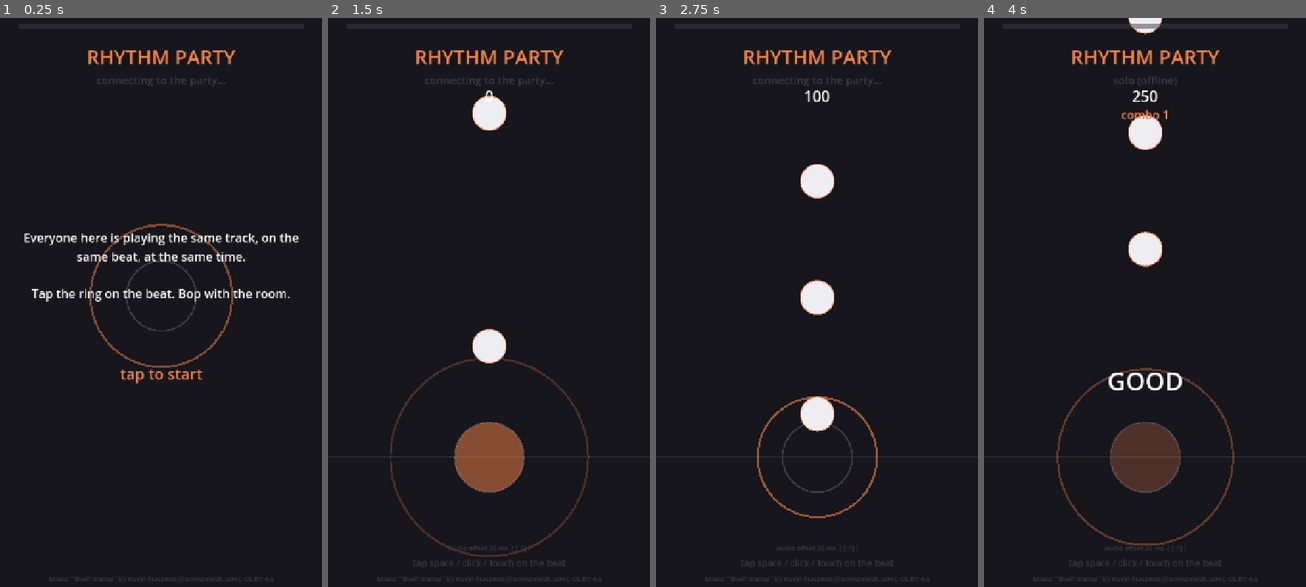
Above: before the commit, frames 1-4 (left to right).
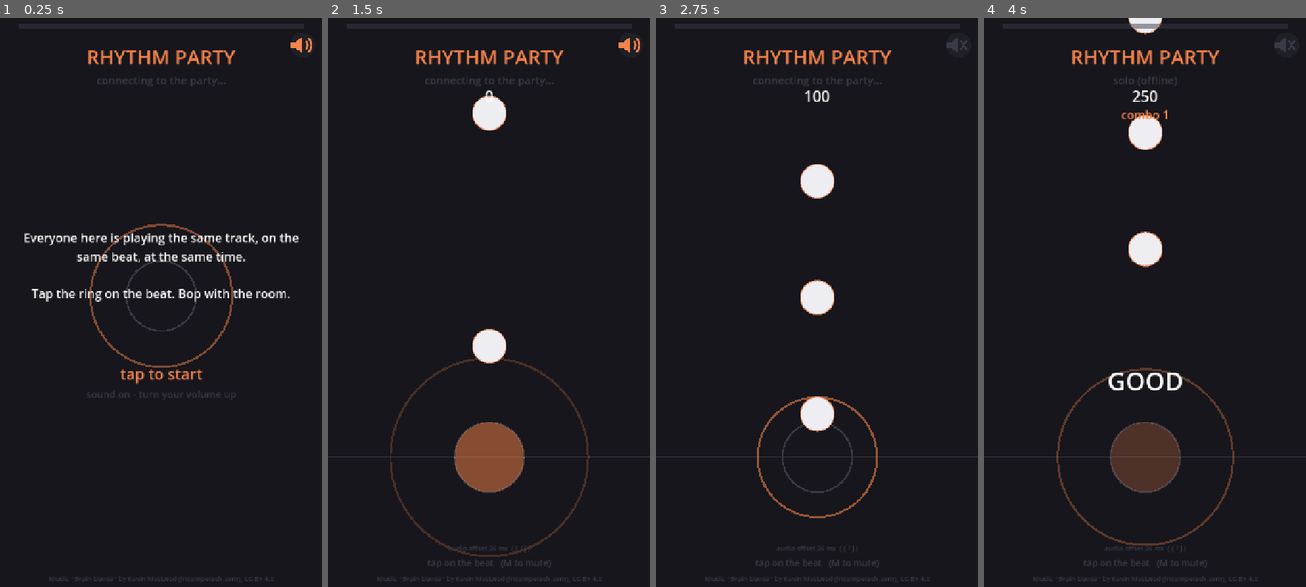
Above: after the commit, the same moments.

Repository: mirendev/sample-apps
Game: Godot game, scene res://main.tscn
Same seed, same stepped clock (60 frames per second), same inputs: the game is played once before the commit and once after it. Sound files missing from this copy of the repository are replaced by a short silence.
Inputs (mouse positions are in pixels of both pictures, inside the frame that each line leads up to):
- Up to frame 1 (0.25 s): no input
- Up to frame 2 (1.5 s): tap Enter at 0.5 s; move the mouse to (559, 274) at 0.52 s; tap M at 0.6, 1.35 s; click (559, 274) at 0.67 s; tap Space at 0.77, 1.25 s; move the mouse to (424, 330) at 1.27 s; click (424, 330) at 1.42 s
- Up to frame 3 (2.75 s): tap Space at 1.52, 2 s; move the mouse to (849, 177) at 2.02 s; tap M at 2.1 s; click (849, 177) at 2.17 s
- Up to frame 4 (4 s): tap Space at 2.75, 3.02, 3.5, 3.77 s; move the mouse to (1128, 421) at 2.77 s; tap M at 2.85, 3.6 s; click (1128, 421) at 2.92 s; move the mouse to (1241, 387) at 3.52 s; click (1241, 387) at 3.67 s

The runs differ from the first frame. In frame 1, 0.2% of the frame differs, in the area x 27-97%, y 3-68%; in frame 2, 0.2%, in the area x 26-97%, y 3-97%; in frame 3, 0.2%; in frame 4, 0.2%.

Commit message:
rhythm-party: mute toggle + "sound on" title cue
Knocks out the top "Next up" polish item. A new MuteButton control draws a
speaker from primitives (no font or emoji, so it stays ASCII-safe) in the
top-right of the HUD, present in both title and play. It reads as the room's
"sound is on" indicator on the title screen and the mute control in-game,
toggling the master audio bus on tap/click/touch; M does the same on desktop.
The title card gains a "sound on - turn your volume up" hint so booth players
know to crank it before tapping in.

Diff:
--- a/rhythm-party/game/hud.gd
+++ b/rhythm-party/game/hud.gd
@@ -17,6 +17,8 @@
 var _party: Label
 var _intro: Label
 var _start: Label
+var _sound: Label
+var _mute: MuteButton
 var _score: Label
 var _combo: Label
 var _judgment: Label
@@ -37,12 +39,13 @@
 		+ "at the same time.\n\nTap the ring on the beat. Bop with the room.")
 
 	_start = _label(Vector2(0, 770), 34, "tap to start", Look.ACCENT)
+	_sound = _label(Vector2(0, 824), 22, "sound on - turn your volume up", Look.DIM)
 
 	_score = _label(Vector2(0, 150), 34, "", Color.WHITE)
 	_combo = _label(Vector2(0, 196), 26, "", Look.ACCENT)
 	_judgment = _label(Vector2(0, HIT_Y - 210), 56, "", Color.WHITE)
 
-	_hint = _label(Vector2(0, H - 78), 20, "tap space / click / touch on the beat", Look.DIM)
+	_hint = _label(Vector2(0, H - 78), 20, "tap on the beat   (M to mute)", Look.DIM)
 	_credit = _label(Vector2(0, H - 40), 15,
 		"Music: \"Brain Dance\" by Kevin MacLeod (incompetech.com), CC BY 4.0", Look.DIM)
 	_offset = _label(Vector2(0, H - 108), 15, "", Look.DIM)
@@ -60,12 +63,19 @@
 	_energy_fill.size = Vector2(0, 8)
 	_energy_fill.color = Look.ACCENT
 
+	# Persistent sound toggle, top-right under the energy strip. Present in both
+	# title and play, so the room can mute (or confirm sound is on) at any time.
+	_mute = MuteButton.new()
+	add_child(_mute)
+	_mute.position = Vector2(W - MuteButton.SIZE - 16, 32)
+
 	set_title_mode(true)
 
 func set_title_mode(on: bool) -> void:
 	_titling = on
 	_intro.visible = on
 	_start.visible = on
+	_sound.visible = on
 	_score.visible = not on
 	_combo.visible = not on
 	_judgment.visible = not on
@@ -82,6 +92,9 @@
 	else:
 		_party.text = "solo (offline)"
 		_party.modulate = Look.DIM
+
+func toggle_mute() -> void:
+	_mute.toggle()
 
 func set_offset_readout(ms: float) -> void:
 	_offset.text = "audio offset %d ms  ( [ / ] )" % int(round(ms))
--- a/rhythm-party/game/main.gd
+++ b/rhythm-party/game/main.gd
@@ -78,6 +78,9 @@
 		if event.keycode == KEY_BRACKETRIGHT:
 			conductor.audio_offset_ms += 10.0
 			return
+		if event.keycode == KEY_M:
+			hud.toggle_mute()
+			return
 	if not _is_tap(event):
 		return
 	if state == State.TITLE:
--- /dev/null
+++ b/rhythm-party/game/mute_button.gd
@@ -0,0 +1,64 @@
+class_name MuteButton
+extends Control
+
+## A small, tappable speaker glyph that toggles the master audio bus. Drawn from
+## primitives (no font/emoji) so it stays ASCII-safe and crisp at any scale. It
+## doubles as the room's "sound is on" indicator: accent speaker with waves when
+## live, a dim speaker with an X when muted. Self-contained — it reads and flips
+## AudioServer state directly, so a keyboard shortcut can share the same toggle.
+
+const SIZE := 56.0
+
+func _ready() -> void:
+	custom_minimum_size = Vector2(SIZE, SIZE)
+	size = Vector2(SIZE, SIZE)
+	mouse_filter = Control.MOUSE_FILTER_STOP
+
+func _gui_input(event: InputEvent) -> void:
+	var tapped := false
+	if event is InputEventMouseButton:
+		tapped = event.pressed and event.button_index == MOUSE_BUTTON_LEFT
+	elif event is InputEventScreenTouch:
+		tapped = event.pressed
+	if tapped:
+		toggle()
+		accept_event() # eat it so gameplay's tap-to-judge doesn't also fire
+
+func toggle() -> void:
+	AudioServer.set_bus_mute(0, not AudioServer.is_bus_mute(0))
+	queue_redraw()
+
+func _draw() -> void:
+	var muted := AudioServer.is_bus_mute(0)
+	var col := Look.DIM if muted else Look.ACCENT
+
+	# Tappable affordance: a faint disc so it reads as a button, not just an icon.
+	var mid := Vector2(SIZE * 0.5, SIZE * 0.5)
+	draw_circle(mid, SIZE * 0.5, Color(Look.DIM, 0.25))
+
+	# Speaker silhouette (box + cone), pointing right. Nudged left of center to
+	# leave room for the waves / mute-X on the right.
+	var cx := SIZE * 0.38
+	var cy := SIZE * 0.5
+	var s := SIZE * 0.22 # half-height
+	var body := PackedVector2Array([
+		Vector2(cx - 1.7 * s, cy - 0.55 * s),
+		Vector2(cx - 0.7 * s, cy - 0.55 * s),
+		Vector2(cx + 0.3 * s, cy - 1.4 * s),
+		Vector2(cx + 0.3 * s, cy + 1.4 * s),
+		Vector2(cx - 0.7 * s, cy + 0.55 * s),
+		Vector2(cx - 1.7 * s, cy + 0.55 * s),
+	])
+	draw_colored_polygon(body, col)
+
+	if muted:
+		var x0 := cx + 0.9 * s
+		var x1 := cx + 2.0 * s
+		var y0 := cy - 0.8 * s
+		var y1 := cy + 0.8 * s
+		draw_line(Vector2(x0, y0), Vector2(x1, y1), col, 3.0, true)
+		draw_line(Vector2(x0, y1), Vector2(x1, y0), col, 3.0, true)
+	else:
+		var origin := Vector2(cx + 0.3 * s, cy)
+		draw_arc(origin, 1.1 * s, -PI / 5.0, PI / 5.0, 14, col, 3.0, true)
+		draw_arc(origin, 1.8 * s, -PI / 4.0, PI / 4.0, 18, col, 3.0, true)
Not shown, added: rhythm-party/game/mute_button.gd.uid
